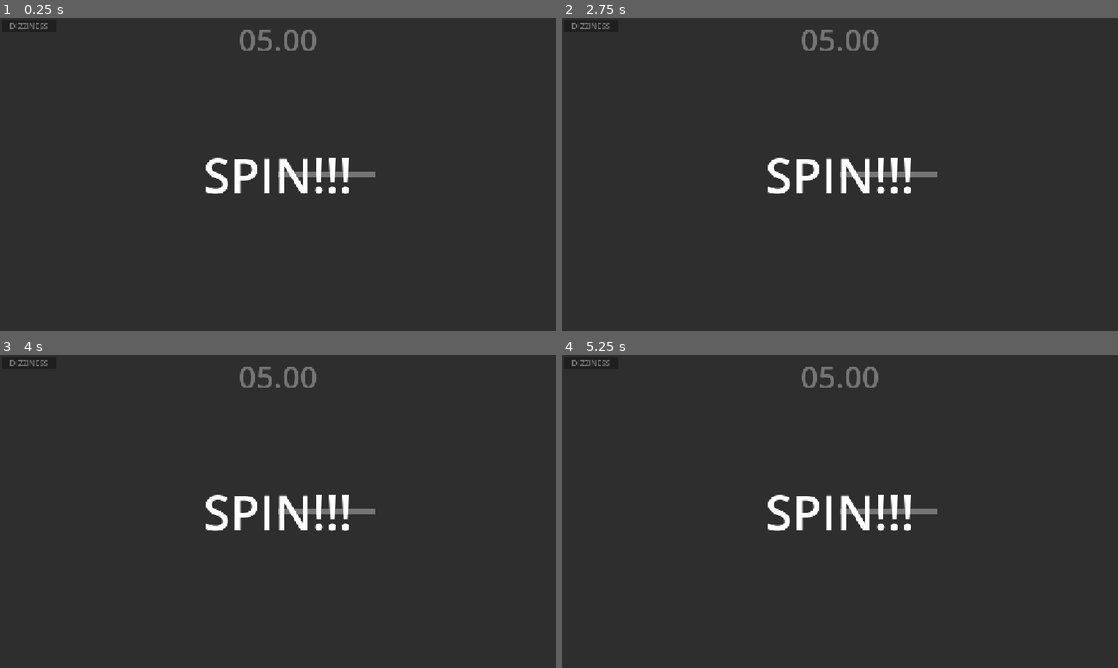
Above: before the commit, frames 1-4 (two rows, left to right).
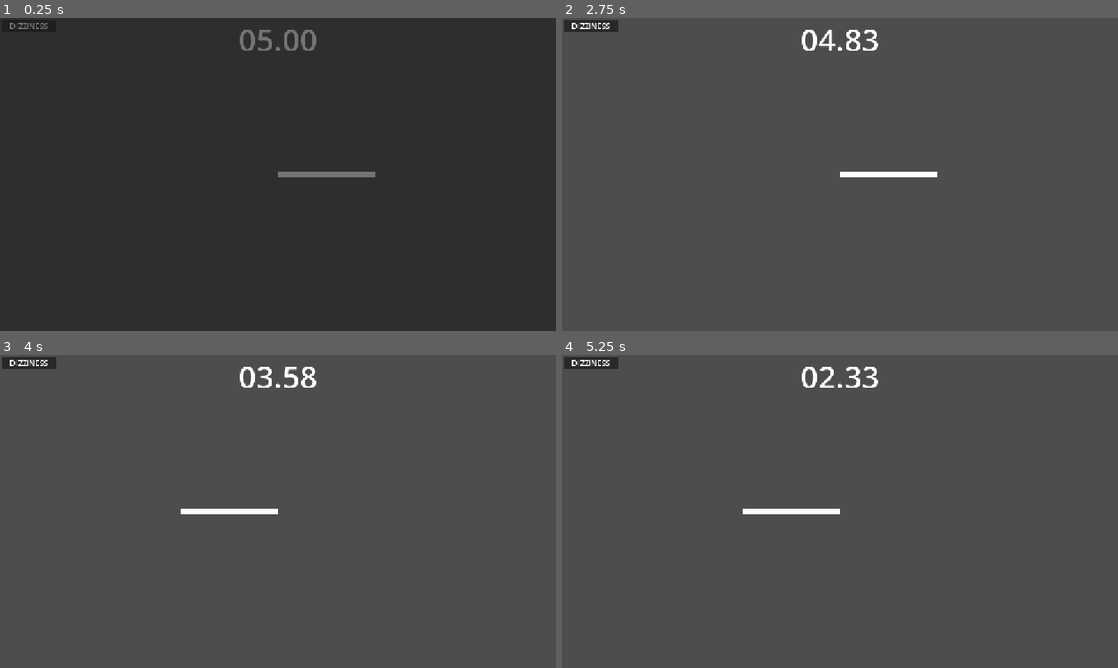
Above: after the commit, the same moments.

Repository: robplaysmusic-bit/dizzy-dash
Game: Godot game, scene res://levels/spin-test.tscn
Same seed, same stepped clock (60 frames per second), same inputs: the game is played once before the commit and once after it.
Inputs (mouse positions are in pixels of both pictures, inside the frame that each line leads up to):
- Up to frame 1 (0.25 s): no input
- Up to frame 2 (2.75 s): tap Enter at 0.5, 2.1 s; move the mouse to (962, 158) at 0.52 s; hold D (right) 0.53-1.25 s; tap Delete at 0.6 s; click (962, 158) at 0.67 s; tap Space (jump) at 0.77, 2 s; drag from (728, 190) to (812, 237) at 1.27 s; move the mouse to (895, 105) at 2.02 s; hold D (right) from 2.03 s (still down)
- Up to frame 3 (4 s): release D (right) at 2.75 s; drag from (250, 574) to (111, 464) at 2.77 s; tap Enter at 3.5 s; move the mouse to (444, 558) at 3.52 s; hold A (left) from 3.53 s (still down); tap Delete at 3.6 s; tap Space (jump) at 3.77 s
- Up to frame 4 (5.25 s): release A (left) at 4.25 s; drag from (673, 464) to (756, 433) at 4.27 s; move the mouse to (867, 511) at 5.02 s; hold Backspace (back) from 5.03 s (still down); tap Enter at 5.1 s; click (867, 511) at 5.17 s

The runs differ from the first frame. In frame 1, 1.3% of the frame differs, in the area x 37-63%, y 44-57%; in frame 2, 100%; in frame 3, 100%; in frame 4, 100%, in the area x 0-100%, y 0-100%.

Commit message:
Added lead in timer to spin game in sync with the spin music.

Diff:
--- /dev/null
+++ b/autoloads/music_player.tscn
@@ -0,0 +1,6 @@
+[gd_scene format=3 uid="uid://dqn7et530aaym"]
+
+[ext_resource type="AudioStream" uid="uid://da3pciw447lq0" path="res://assets/music/spinning.wav" id="1_w801h"]
+
+[node name="MusicPlayer" type="AudioStreamPlayer" unique_id=135415948]
+stream = ExtResource("1_w801h")
--- a/levels/spin-minigame.tscn
+++ b/levels/spin-minigame.tscn
@@ -43,14 +43,14 @@
 grow_vertical = 1
 live = true
 
-[node name="Panel" type="Panel" parent="CanvasLayer" unique_id=698255539]
+[node name="LeadInPanel" type="Panel" parent="CanvasLayer" unique_id=698255539]
 anchors_preset = 15
 anchor_right = 1.0
 anchor_bottom = 1.0
 grow_horizontal = 2
 grow_vertical = 2
 
-[node name="Label" type="Label" parent="CanvasLayer/Panel" unique_id=1241773967]
+[node name="LeadInLabel" type="Label" parent="CanvasLayer/LeadInPanel" unique_id=1241773967]
 layout_mode = 1
 anchors_preset = 8
 anchor_left = 0.5
@@ -64,7 +64,6 @@
 grow_horizontal = 2
 grow_vertical = 2
 theme_override_font_sizes/font_size = 100
-text = "SPIN!!!"
 horizontal_alignment = 1
 vertical_alignment = 1
 
@@ -81,3 +80,4 @@
 
 [connection signal="timeout" from="SpinTime" to="." method="_on_spin_time_timeout"]
 [connection signal="timeout" from="WarningTimer" to="." method="_on_warning_timer_timeout"]
+[connection signal="timeout" from="LeadInTimer" to="." method="_on_lead_in_timer_timeout"]
--- a/levels/spin_minigame.gd
+++ b/levels/spin_minigame.gd
@@ -6,11 +6,15 @@
 const PI_2: float = PI * 2
 const FUDGE: float = 0.01
 
+const LEAD_IN_TIMER_PERIOD : float = 0.5
+
 @onready var line: Line2D = $Line2D
 @onready var time_remaining: Label = $CanvasLayer/MarginContainer/TimeRemaining
 @onready var spin_time: Timer = $SpinTime
 @onready var warning_timer: Timer = $WarningTimer
-@onready var audio_stream_player: AudioStreamPlayer = $AudioStreamPlayer
+@onready var lead_in_label : Label = $CanvasLayer/LeadInPanel/LeadInLabel
+@onready var lead_in_timer: Timer = $LeadInTimer
+@onready var lead_in_panel: Panel = $CanvasLayer/LeadInPanel
 
 ## how long you can wait without losing your current spin, a lower value means you have to spin faster for it to register
 @export var pause_time_msec: int
@@ -39,13 +43,11 @@
 var lead_in_counts : int = 0
 
 func _ready() -> void:
-	audio_stream_player.play()
+	MusicPlayer.play()
 	DizzyManager.set_dizziness(0)
 	_update_timer_label()
-	total_game_time_msec = int(mini_game_time * 1000)
-	mini_game_start_msec = Time.get_ticks_msec()
 
-	# don't start counting spins until the lead in time
+	# don't start counting spins until the lead in is done
 	disabled = true
 
 func _process(_delta: float) -> void:
@@ -107,6 +109,9 @@
 		return angle < start && angle >= end - FUDGE
 
 func _start_spin_game() -> void:
+	disabled = false
+	total_game_time_msec = int(mini_game_time * 1000)
+	mini_game_start_msec = Time.get_ticks_msec()
 	spin_time.start(mini_game_time)
 	warning_timer.start(warning_time)
 
@@ -115,12 +120,14 @@
 	var ms_remaining = (mini_game_time - seconds_remaining) * 100
 	time_remaining.text = "%02d.%02d" % [seconds_remaining, ms_remaining]
 
+
 func _on_spin_time_timeout() -> void:
 	disabled = true
 	time_remaining.text = "00.00" # account for timing variation
 	DizzyManager.set_dizziness(abs(spins))
 	LevelLoader.load_next_course()
 	queue_free()
+
 
 func _on_warning_timer_timeout() -> void:
 	var tween_color : Tween = get_tree().create_tween()
@@ -130,3 +137,15 @@
 			Color.WHITE, Color.RED,
 			mini_game_time
 	)
+
+
+func _on_lead_in_timer_timeout() -> void:
+	if lead_in_counts < 4:
+		var text_value : String = str(3 - lead_in_counts)
+		if text_value == "0" : text_value = "SPIN!!!"
+		lead_in_label.text = text_value
+		lead_in_counts += 1
+		lead_in_timer.start(LEAD_IN_TIMER_PERIOD)
+	elif lead_in_counts == 4:
+		lead_in_panel.visible = false
+		_start_spin_game()
--- a/project.godot
+++ b/project.godot
@@ -19,6 +19,7 @@
 
 DizzyManager="*uid://bpyaw84lobups"
 LevelLoader="*uid://bg3q2q8lsl4pb"
+MusicPlayer="*uid://dqn7et530aaym"
 
 [debug]
 
